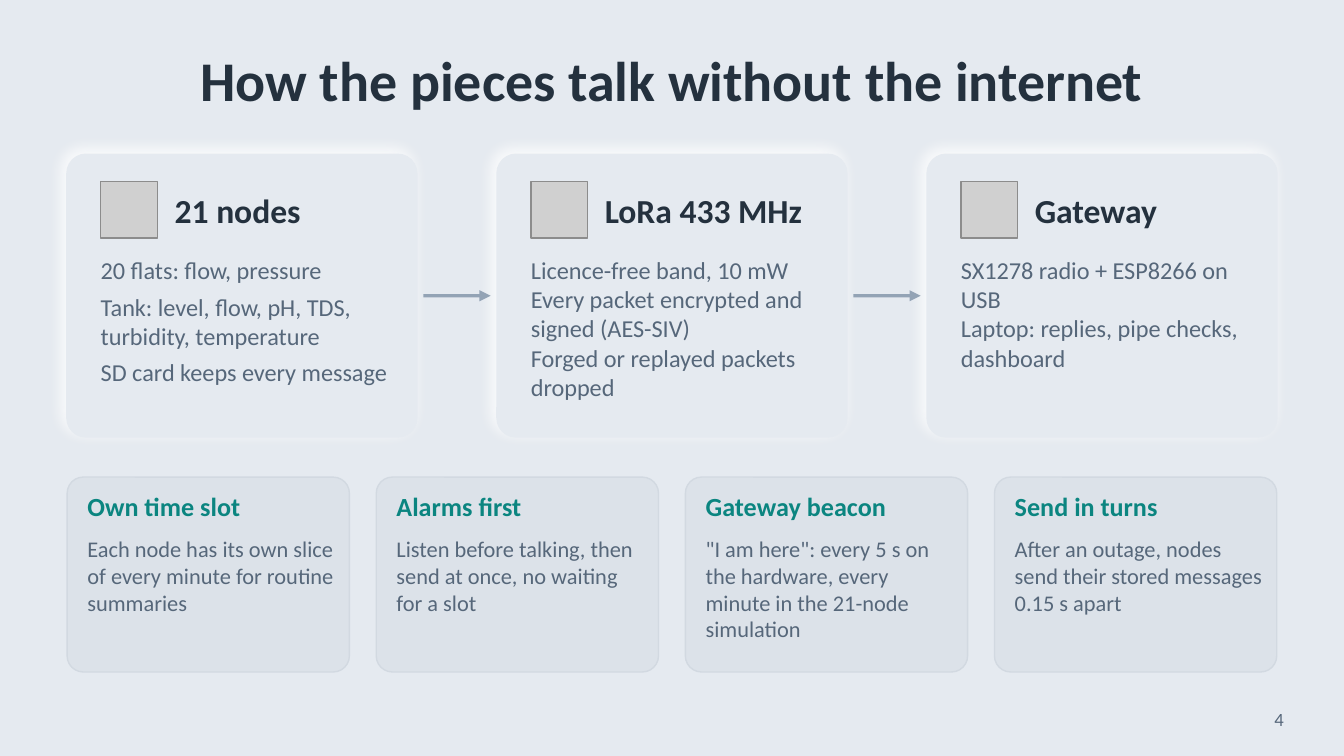
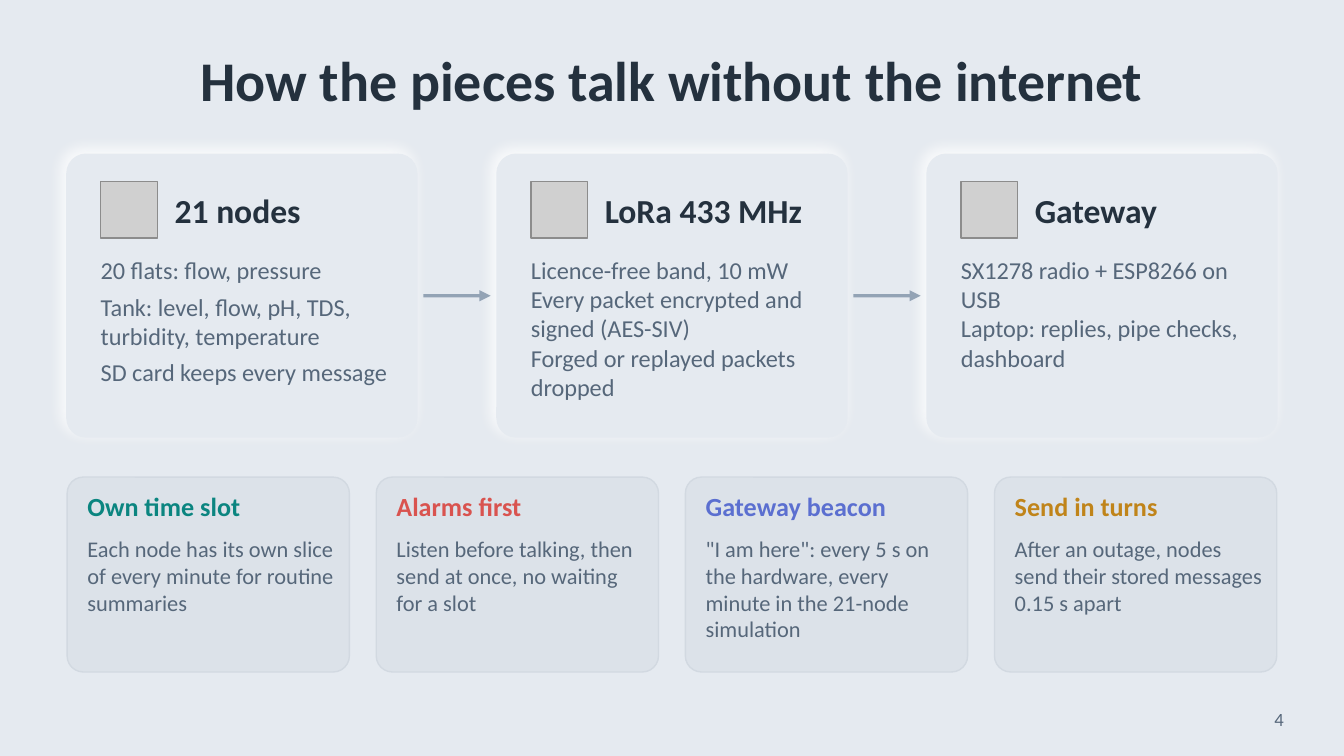
Before and after one commit to riyaa42/aqua_edge, a slide deck: slide 4 of presentation/final/aqua_edge_final.pptx. Drawn at 1344x756 pixels with LibreOffice and Linux fonts; fonts in the diff are those of the drawing; grey boxes stand for pictures. Boxes give left, top, right and bottom in pixels: in the first picture for what was removed or moved away, otherwise in the second. Text is boxed around its words. In the diff, an @@ line names an element or a change of style, - is before the commit and + after.

Commit message:
Final review deck: each topic has its own colour (unsafe water indigo, leaks teal, abnormal use amber, alarms coral); same deck added in neobrutalism style

```diff
--- a/presentation/final/aqua_edge_final.pptx
+++ b/presentation/final/aqua_edge_final.pptx
@@ text "Alarms first" at (x1=396, y1=497, x2=522, y2=516): text colour #0B8580 to #D9534F @@
@@ text "Gateway beacon" at (x1=706, y1=497, x2=886, y2=520): text colour #0B8580 to #5B6FD0 @@
@@ text "Send in turns" at (x1=1015, y1=497, x2=1158, y2=516): text colour #0B8580 to #C0841A @@
```
Also in this commit, not shown: 7 other slides changed, 3 other files.
